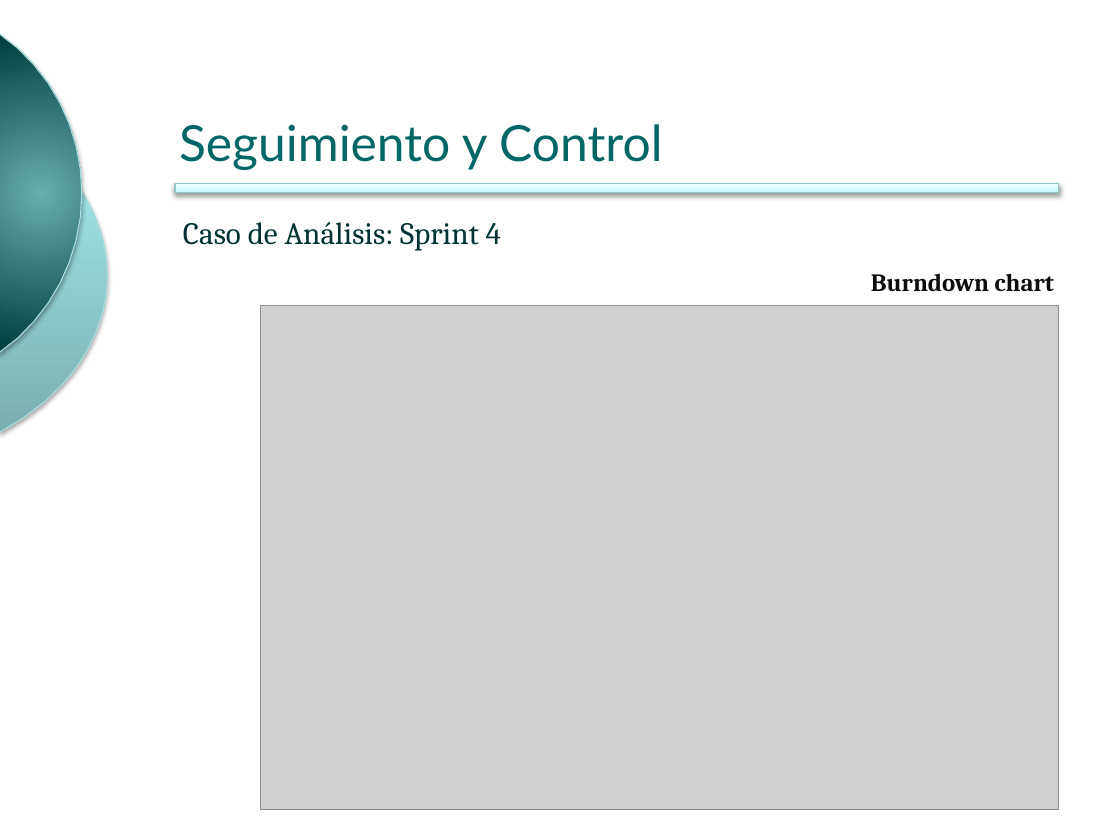
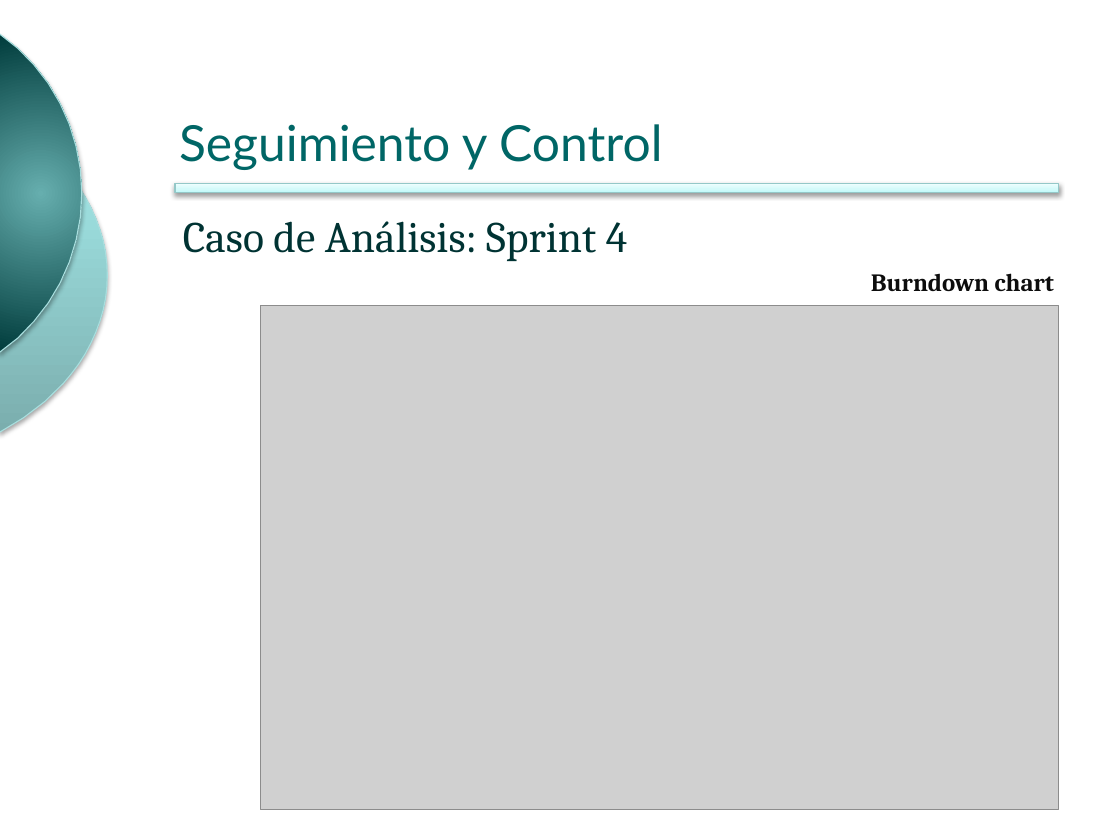
Before and after one commit to ingevy/taller-desarrollo-proyectos-ii-2do-2010, a slide deck: slide 8 of presentations/presentacionFinal.pptx. Drawn at 1120x840 pixels with LibreOffice and Linux fonts; fonts in the diff are those of the drawing; grey boxes stand for pictures; background and template pictures are left out. Boxes give left, top, right and bottom in pixels: in the first picture for what was removed or moved away, otherwise in the second. Text is boxed around its words. In the diff, an @@ line names an element or a change of style, - is before the commit and + after.

```diff
--- a/presentations/presentacionFinal.pptx
+++ b/presentations/presentacionFinal.pptx
@@ text "Caso de Análisis: Sprint 4" at [183, 221, 627, 261]: size 20 to 28 pt @@
```
Also in this commit, not shown: 9 other slides changed.
